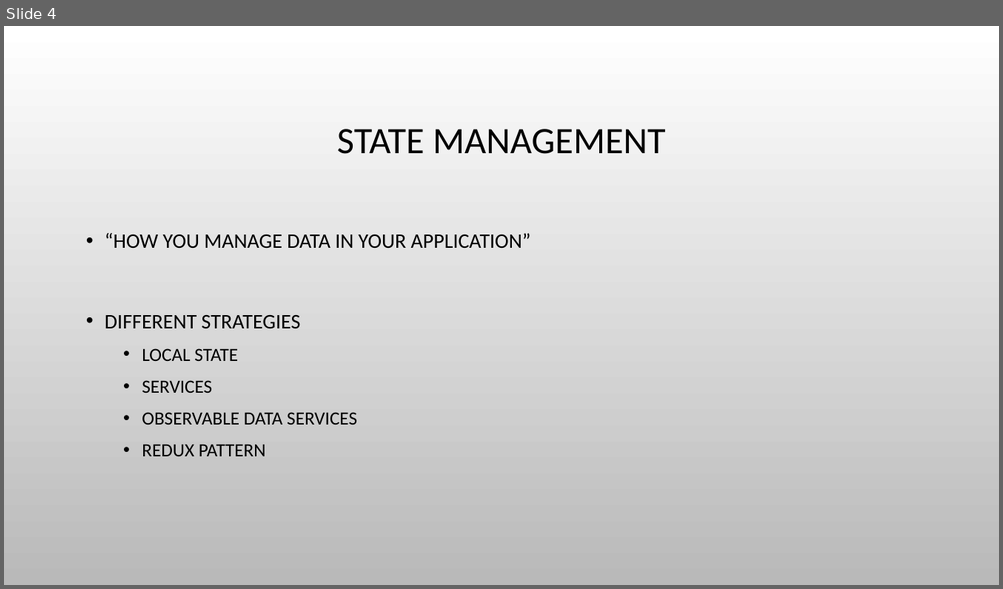
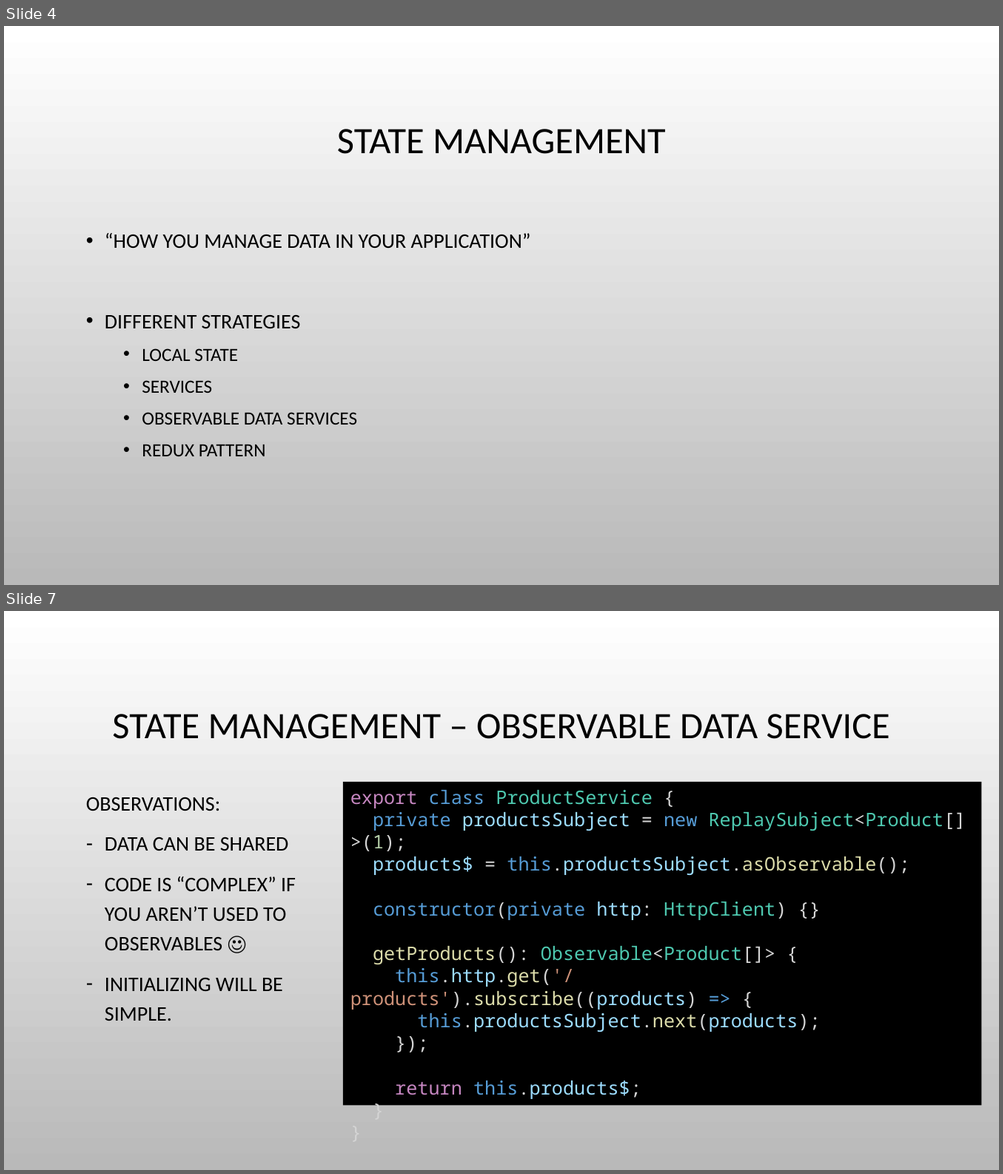
Before and after one commit to bertleemput/reactive-state-management, a slide deck: Reactive State Management.pptx. Shown one above the other, each under a label of ours: slide 4 before the commit, slides 4 and 7 after it; the slides between them are not shown. The pictures are 1003x589 and 1003x1174 pixels, drawn with LibreOffice and Linux fonts; fonts in the diff are those of the drawing; background and template pictures are left out. Boxes give left, top, right and bottom in pixels: in the first picture for what was removed or moved away, otherwise in the second. Text is boxed around its words. In the diff, an @@ line names an element or a change of style, - is before the commit and + after.

```diff
--- a/Reactive State Management.pptx
+++ b/Reactive State Management.pptx
@@ slide 7 added at (x1=4, y1=611, x2=999, y2=1170), background picture (left out) @@
@@ title added at (x1=112, y1=714, x2=890, y2=739), 36 pt, text #000000 @@
+STATE MANAGEMENT – OBSERVABLE DATA SERVICE
@@ rectangle added at (x1=343, y1=782, x2=982, y2=1105), fill #000000, 18 pt, text #9CDCFE @@
+export class ProductService {
+private productsSubject = new ReplaySubject<Product[]>(1);
+products$ = this.productsSubject.asObservable();
+constructor(private http: HttpClient) {}
+getProducts(): Observable<Product[]> {
+this.http.get('/products').subscribe((products) => {
+this.productsSubject.next(products);
+});
+return this.products$;
+}
+}
@@ text added at (x1=86, y1=797, x2=296, y2=1021), 20 pt, text #000000 @@
+OBSERVATIONS:
+– DATA CAN BE SHARED
+– CODE IS “COMPLEX” IF YOU AREN’T USED TO OBSERVABLES ☺
+– INITIALIZING WILL BE SIMPLE.
```
Also in this commit, not shown: 1 slide changed, 3 other slides added.
